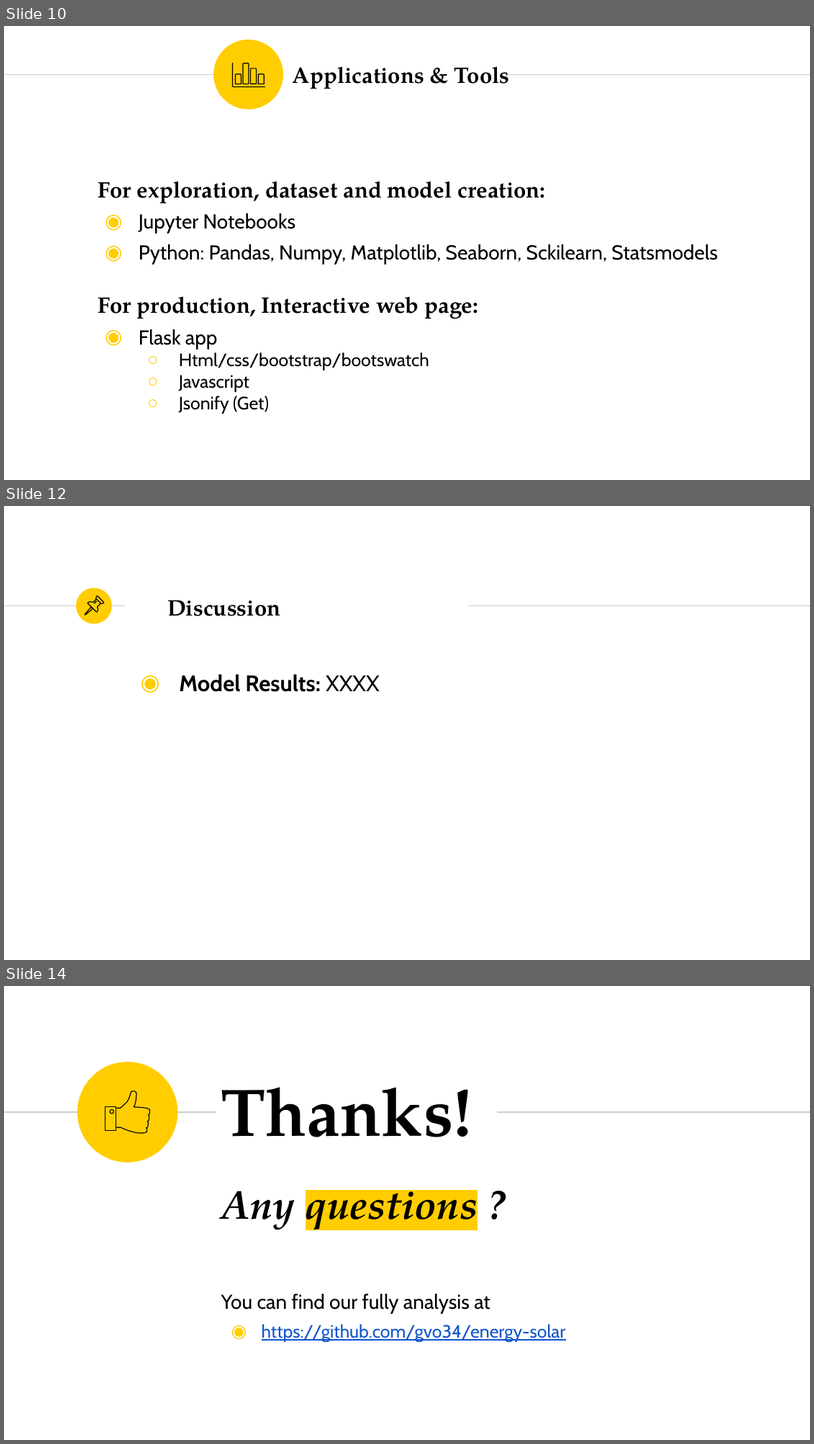
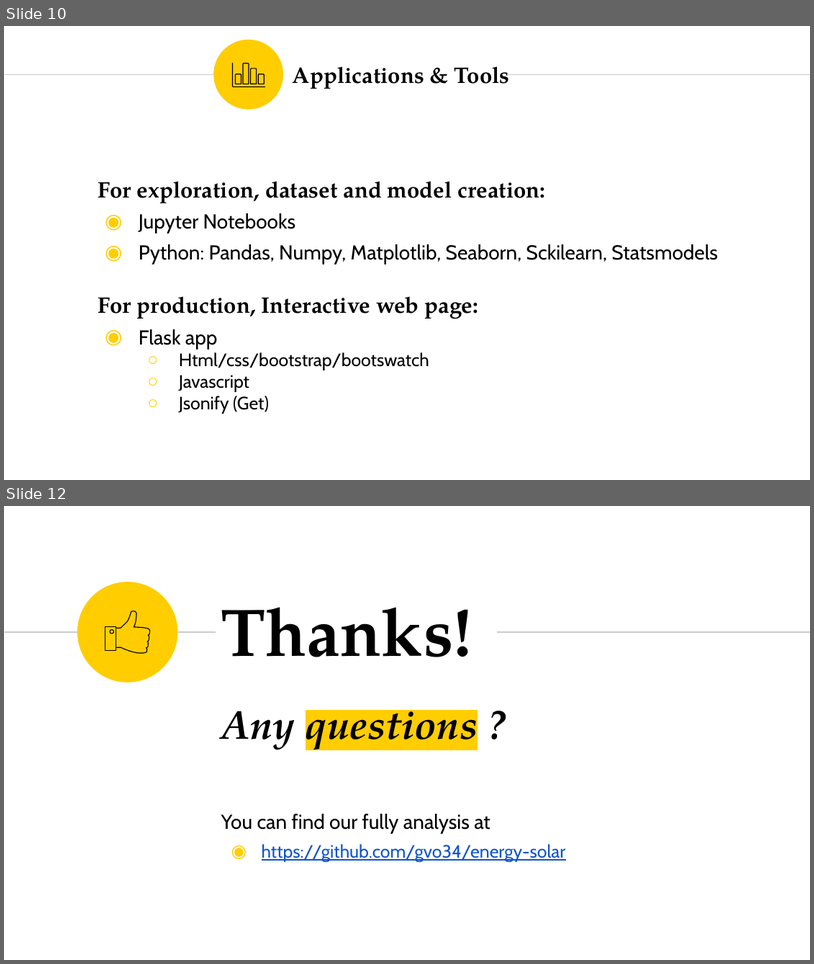
Before and after one commit to gvo34/energy-solar, a slide deck: Energy Solar ppt final version.pptx. Shown one above the other, each under a label of ours: slides 10, 12 and 14 before the commit, slides 10 and 12 after it; the slides between them are not shown. The pictures are 814x1444 and 814x964 pixels, drawn with LibreOffice and Linux fonts; fonts in the diff are those of the drawing. Boxes give left, top, right and bottom in pixels: in the first picture for what was removed or moved away, otherwise in the second. Text is boxed around its words. In the diff, an @@ line names an element or a change of style, - is before the commit and + after.

Commit message:
update text

```diff
--- a/Energy Solar ppt final version.pptx
+++ b/Energy Solar ppt final version.pptx
@@ slide 12 removed at bbox=[4, 506, 810, 960], background #FFFFFF @@
@@ ellipse removed at bbox=[76, 588, 111, 624] @@
@@ line removed from (4, 606) to (125, 606) @@
@@ group removed at bbox=[85, 596, 103, 615]: 4 freeform shapes @@
@@ title removed at bbox=[167, 600, 280, 616] @@
-Discussion
@@ line removed from (468, 606) to (810, 606) @@
@@ text removed at bbox=[179, 674, 380, 692] @@
-◉ Model Results: XXXX
@@ what was slide 14 is now slide 12 @@
```
Also in this commit, not shown: 4 slides changed, 1 other slide removed.
